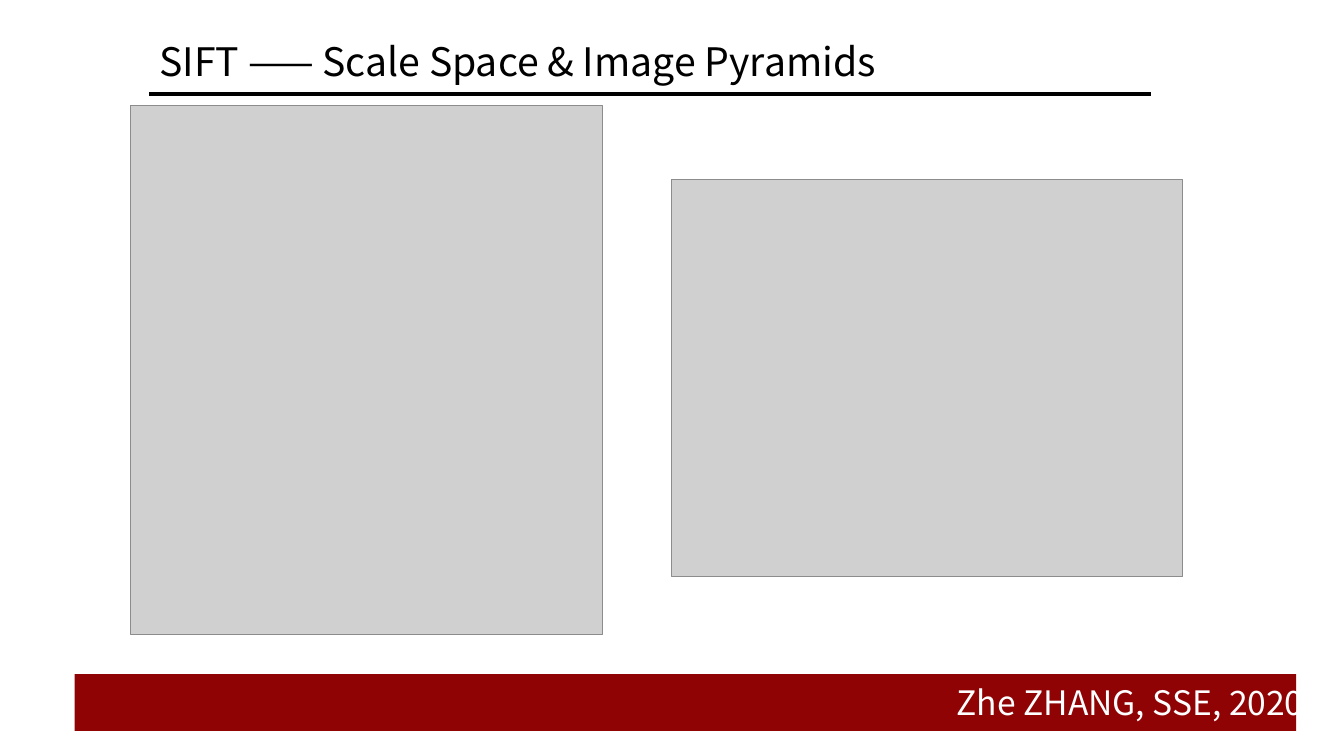
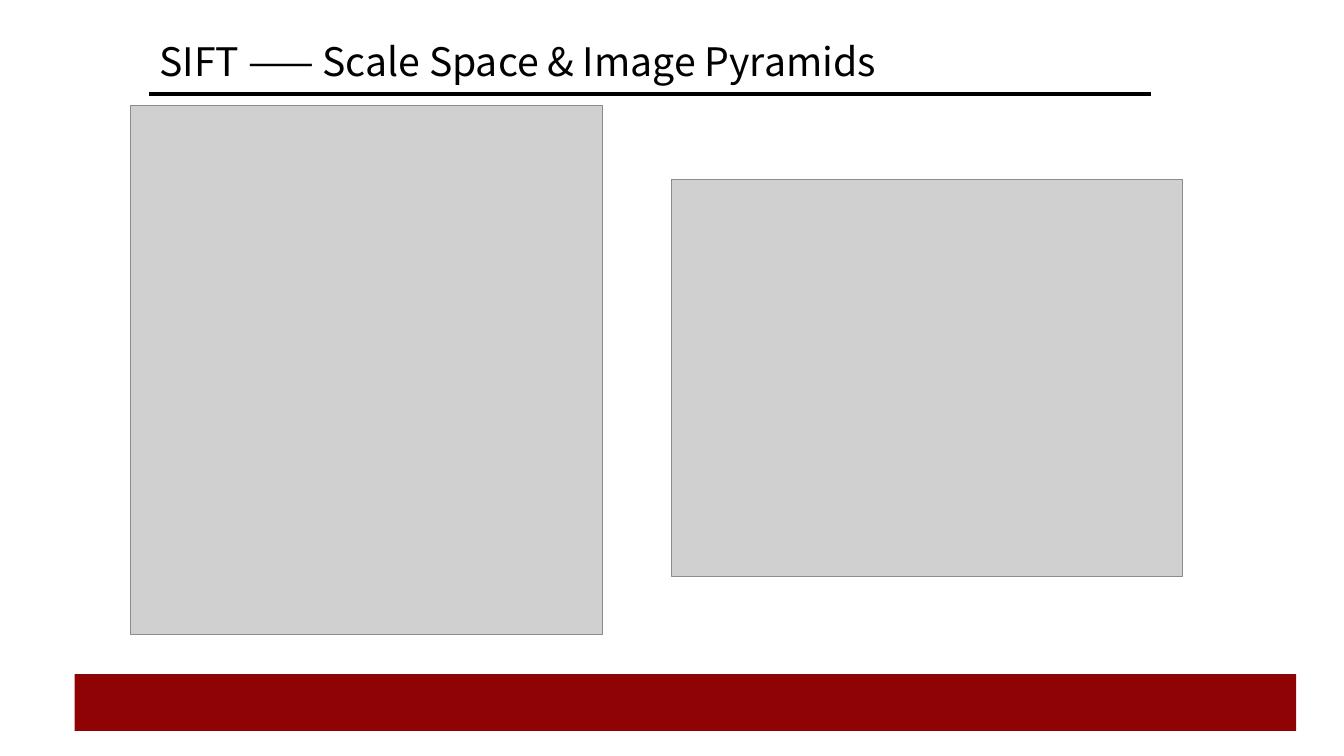
Before and after one commit to doubleZ0108/Panorama-Stitching, a slide deck: slide 5 of Panorama-Stitching-base-on-SIFT/pre/SIFT.pptx. Drawn at 1344x756 pixels with LibreOffice and Linux fonts; fonts in the diff are those of the drawing; grey boxes stand for pictures; background and template pictures are left out. Boxes give left, top, right and bottom in pixels: in the first picture for what was removed or moved away, otherwise in the second. Text is boxed around its words. In the diff, an @@ line names an element or a change of style, - is before the commit and + after.

```diff
--- a/Panorama-Stitching-base-on-SIFT/pre/SIFT.pptx
+++ b/Panorama-Stitching-base-on-SIFT/pre/SIFT.pptx
@@ text removed at bbox=[957, 681, 1304, 725] @@
-Zhe ZHANG, SSE, 2020
```
Also in this commit, not shown: 11 other slides changed, 1 other file.
